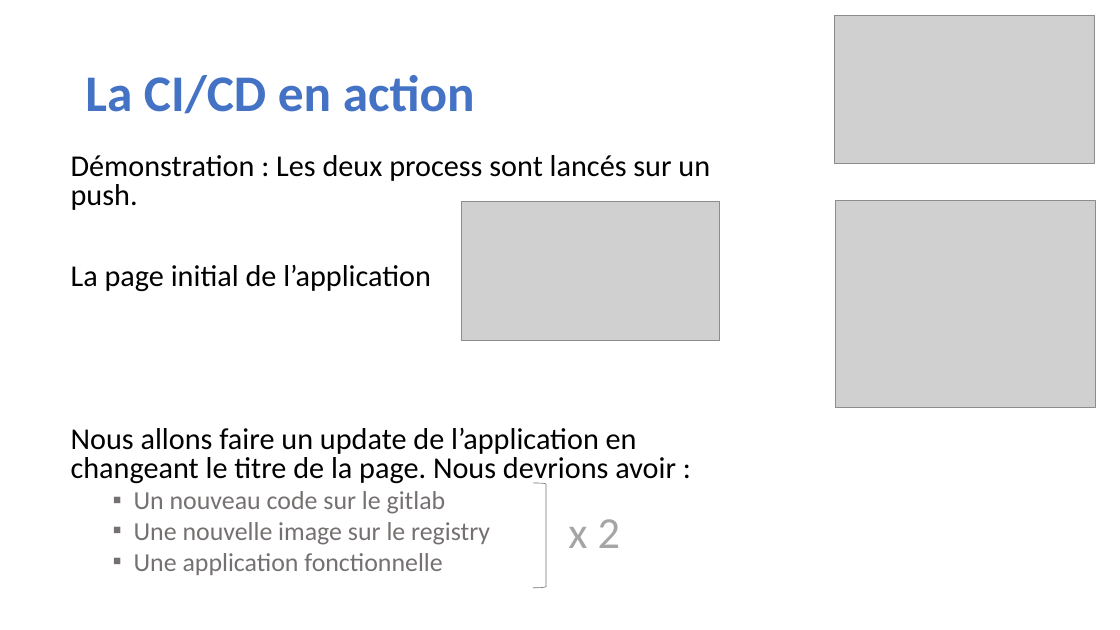
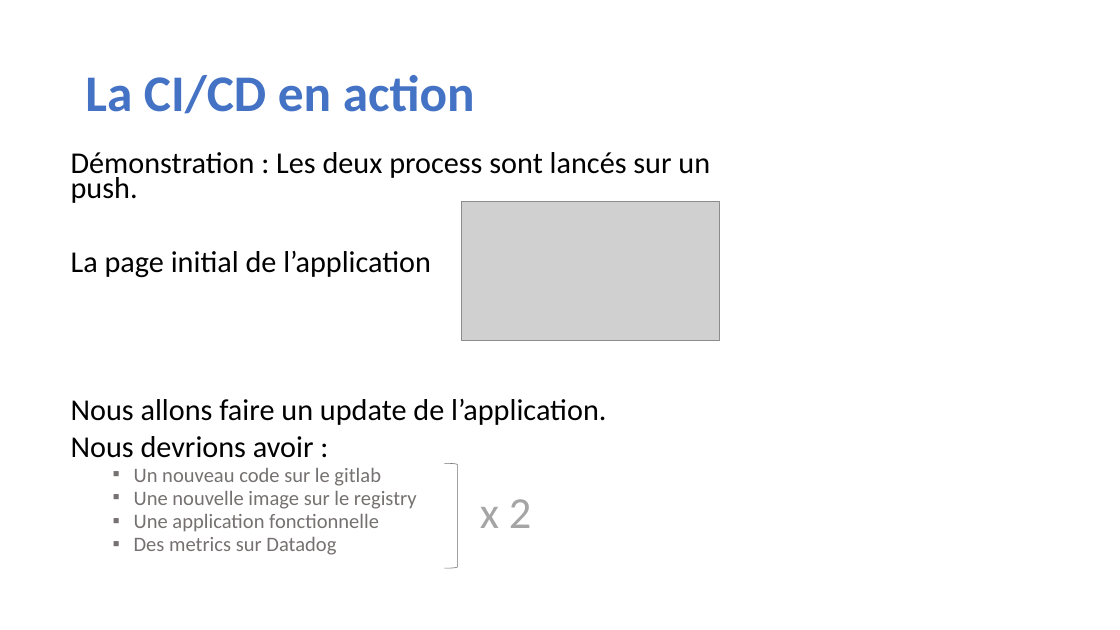
Before and after one commit to FlorianVigier/4DVOP_POZOS, a slide deck: slide 7 of 4DVOP.pptx. Drawn at 1120x630 pixels with LibreOffice and Linux fonts; fonts in the diff are those of the drawing; grey boxes stand for pictures; background and template pictures are left out. Boxes give left, top, right and bottom in pixels: in the first picture for what was removed or moved away, otherwise in the second. Text is boxed around its words. In the diff, an @@ line names an element or a change of style, - is before the commit and + after.

```diff
--- a/4DVOP.pptx
+++ b/4DVOP.pptx
@@ picture removed at [835,15,1096,163] @@
@@ text at [71,152,710,532]: size 22.2 to 17.6 pt in "Un nouveau code sur le gitlab", "Une nouvelle image sur le registry", "Une application fonctionnelle"; line spacing 0.8 to 0.7 @@
@@ picture removed at [836,201,1095,408] @@
@@ text at [71,399,606,458]: text changed @@
-Nous allons faire un update de l’application en changeant le titre de la page. Nous devrions avoir :
+Nous allons faire un update de l’application.
+Nous devrions avoir :
@@ right bracket: place and size @@
-right bracket at [533,483,546,588]
+right bracket at [444,464,458,569]
@@ text "x 2": place and size @@
-text "x 2" at [568,519,620,548]
+text "x 2" at [480,499,531,528]
@@ text at [134,537,336,555]: paragraph added @@
+  ▪ Des metrics sur Datadog
```
Also in this commit, not shown: 3 other slides changed, 2 slides added, 2 slides removed, 2 other files.
